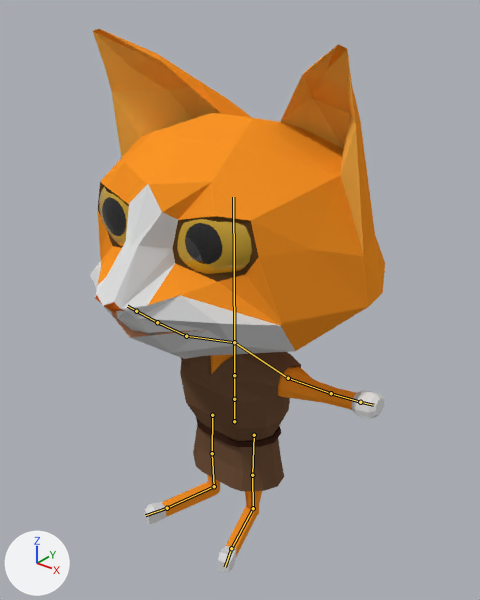
Before and after pictures for a commit that changed the Blender file Assets/Models/cat-worker-copy.blend.
Both versions are drawn from a camera (50 mm lens) standing at (1.185, -1.415, 1.724) and looking at (0.039, 0.017, 0.836). The lights are fixed; the arrows at lower left show +X, +Y and +Z. Both versions are drawn at frame 1 of the action 'Idle'; the numbers are the values there. The bones that bend it are drawn over the model as lines.

Objects in the first picture: 'Eyes', 'Head', 'Torso'.
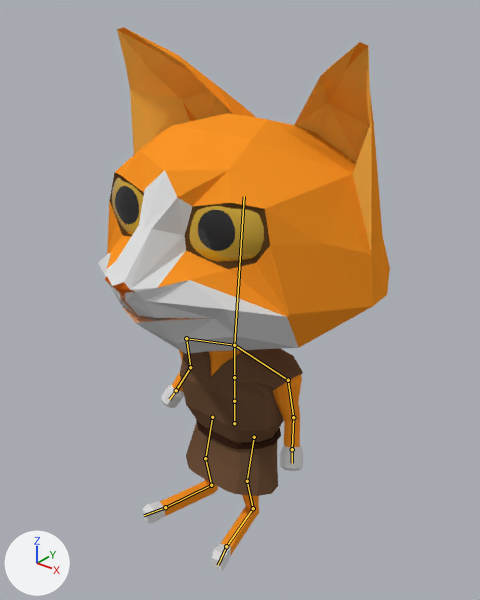
Location of each change, (x1, y1, x2, y2) in pixels of the pictures (480 x 600 px):
```json
{"object": "Head", "change": "posed", "before": [90, 29, 385, 359], "after": [98, 27, 390, 354]}
{"object": "Torso", "change": "posed", "before": [144, 352, 385, 572], "after": [143, 349, 303, 570]}
{"object": "Eyes", "change": "posed", "before": [99, 188, 252, 274], "after": [111, 177, 264, 262]}
{"bone": "Root", "before": "(234, 421) to (234, 399)", "after": "(234, 423) to (234, 401)"}
{"bone": "Head", "before": "(234, 342) to (233, 197)", "after": "(234, 345) to (244, 196)"}
{"bone": "UpperArm.L", "before": "(288, 378) to (331, 393)", "after": "(288, 380) to (293, 417)"}
{"bone": "LowerArm.L", "before": "(331, 393) to (360, 402)", "after": "(293, 417) to (292, 449)"}
{"bone": "UpperArm.R", "before": "(186, 336) to (157, 322)", "after": "(186, 338) to (190, 367)"}
{"bone": "LowerArm.R", "before": "(157, 322) to (136, 311)", "after": "(190, 367) to (176, 390)"}
{"bone": "Foot.L", "before": "(253, 508) to (231, 548)", "after": "(253, 508) to (226, 546)"}
{"bone": "Foot.R", "before": "(214, 486) to (167, 508)", "after": "(211, 485) to (165, 507)"}
```

Edits to the scene script, one JSON object a line:
```json
{"block": "bone_root", "where": "bone_root = bpy.data.objects['Armature'].pose.bones['Root']"}
{"op": "set", "path": "bone_root.location", "old": "(0.0, 0.0, 0.0)", "new": "(0.0, -0.008, 0.0)"}
{"block": "bone_head", "where": "bone_head = bpy.data.objects['Armature'].pose.bones['Head']  # child of 'UpperBack'"}
{"op": "set", "path": "bone_head.rotation_quaternion", "old": "(1.0, 0.0, 0.0, 0.0)", "new": "(0.999, -0.05, 0.0, 0.0)", "note": "degrees (0, 0, 0) -> degrees (-6, 0, 0)"}
{"block": "bone_upperarm_l", "where": "bone_upperarm_l = bpy.data.objects['Armature'].pose.bones['UpperArm.L']  # child of 'Shoulder.L'"}
{"op": "set", "path": "bone_upperarm_l.rotation_quaternion", "old": "(1.0, 0.0, 0.0, 0.0)", "new": "(0.732, -0.03, 0.077, -0.676)", "note": "degrees (0, 0, 0) -> degrees (-9, 4, -86)"}
{"block": "bone_lowerarm_l", "where": "bone_lowerarm_l = bpy.data.objects['Armature'].pose.bones['LowerArm.L']  # child of 'UpperArm.L'"}
{"op": "set", "path": "bone_lowerarm_l.rotation_quaternion", "old": "(1.0, 0.0, 0.0, 0.0)", "new": "(0.979, 0.198, -0.046, 0.003)", "note": "degrees (0, 0, 0) -> degrees (23, -5, -1)"}
{"block": "bone_upperarm_r", "where": "bone_upperarm_r = bpy.data.objects['Armature'].pose.bones['UpperArm.R']  # child of 'Shoulder.R'"}
{"op": "set", "path": "bone_upperarm_r.rotation_quaternion", "old": "(1.0, 0.0, 0.0, 0.0)", "new": "(0.751, -0.06, -0.111, 0.648)", "note": "degrees (0, 0, 0) -> degrees (-14, -5, 82)"}
{"block": "bone_lowerarm_r", "where": "bone_lowerarm_r = bpy.data.objects['Armature'].pose.bones['LowerArm.R']  # child of 'UpperArm.R'"}
{"op": "set", "path": "bone_lowerarm_r.rotation_quaternion", "old": "(1.0, 0.0, 0.0, 0.0)", "new": "(0.95, 0.3, 0.09, -0.005)", "note": "degrees (0, 0, 0) -> degrees (35, 10, 3)"}
{"block": "bone_foot_l", "where": "bone_foot_l = bpy.data.objects['Armature'].pose.bones['Foot.L']  # child of 'LowerLeg.L'"}
{"op": "set", "path": "bone_foot_l.rotation_quaternion", "old": "(1.0, 0.0, 0.0, 0.0)", "new": "(0.999, 0.046, 0.0, 0.0)", "note": "degrees (0, 0, 0) -> degrees (5, 0, 0)"}
{"block": "bone_foot_r", "where": "bone_foot_r = bpy.data.objects['Armature'].pose.bones['Foot.R']  # child of 'LowerLeg.R'"}
{"op": "set", "path": "bone_foot_r.rotation_quaternion", "old": "(1.0, 0.0, 0.0, 0.0)", "new": "(1.0, 0.014, 0.0, 0.0)", "note": "degrees (0, 0, 0) -> degrees (2, 0, 0)"}
{"block": "bone_iktarget_r", "where": "bone_iktarget_r = bpy.data.objects['Armature'].pose.bones['IKTarget.R']"}
{"op": "set", "path": "bone_iktarget_r.location", "old": "(0.0, 0.0, 0.0)", "new": "(0.012, 0.0, 0.0)"}
```
